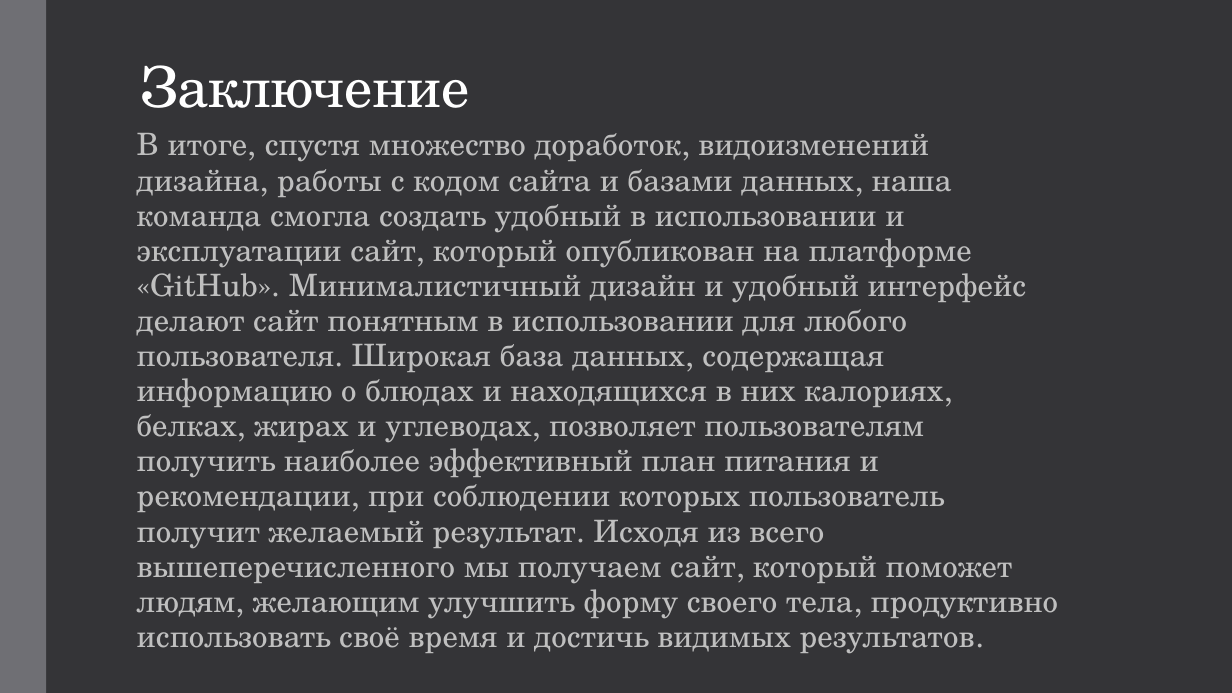
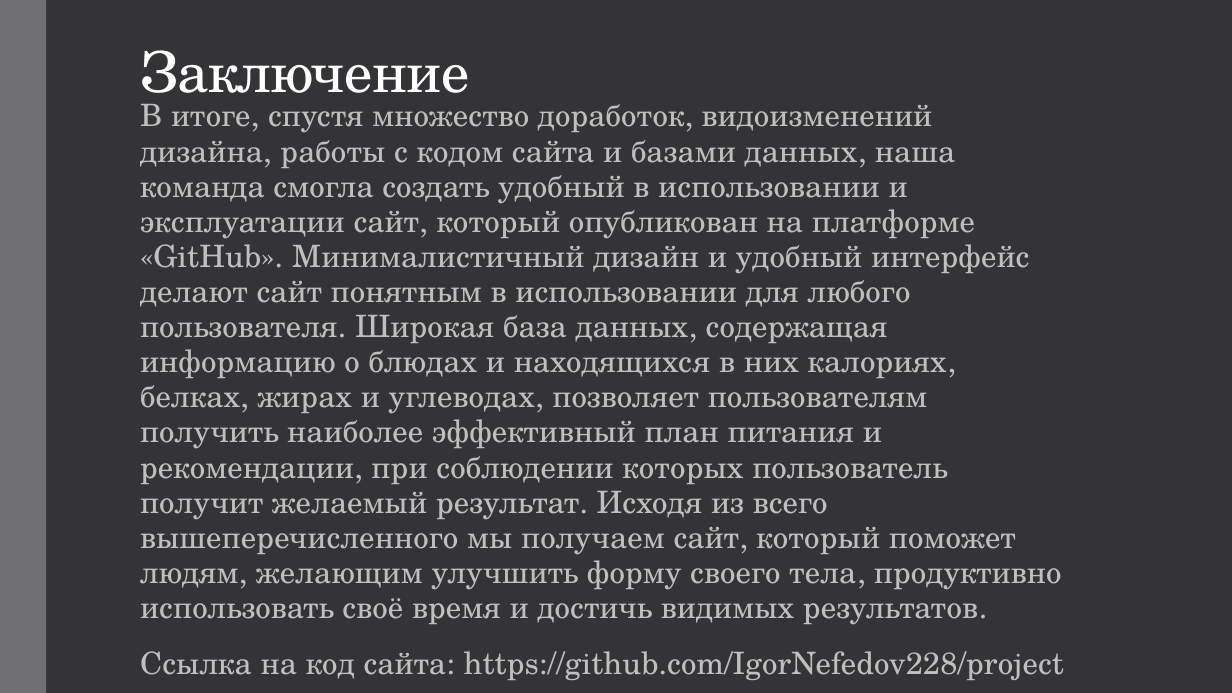
Before and after one commit to IgorNefedov228/project, a slide deck: slide 19 of 18_36_Питание_для_работы_с_массой.pptx. Drawn at 1232x693 pixels with LibreOffice and Linux fonts; fonts in the diff are those of the drawing. Boxes give left, top, right and bottom in pixels: in the first picture for what was removed or moved away, otherwise in the second. Text is boxed around its words. In the diff, an @@ line names an element or a change of style, - is before the commit and + after.

```diff
--- a/18_36_Питание_для_работы_с_массой.pptx
+++ b/18_36_Питание_для_работы_с_массой.pptx
@@ title "Заключение" rewrapped from [140, 65, 469, 108] to [140, 50, 469, 107] @@
@@ subtitle "В итоге, спустя множество доработок, ...": place and size @@
-subtitle "В итоге, спустя множество доработок, ..." at [137, 133, 1059, 654]
+subtitle "В итоге, спустя множество доработок, ..." at [140, 104, 1064, 680]
@@ subtitle at [140, 651, 1064, 680]: paragraph added @@
+Ссылка на код сайта: https://github.com/IgorNefedov228/project
```
Also in this commit, not shown: 1 other file.
